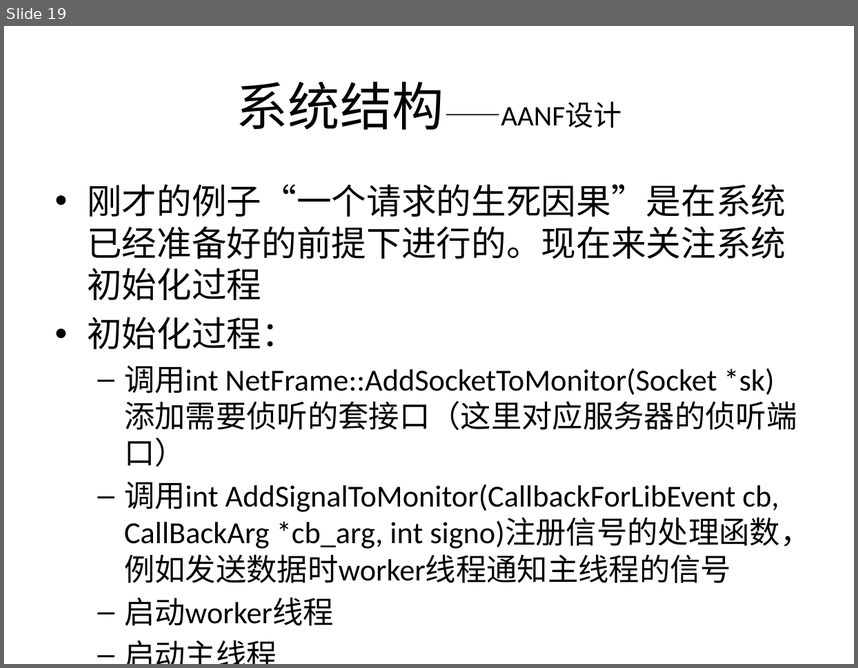
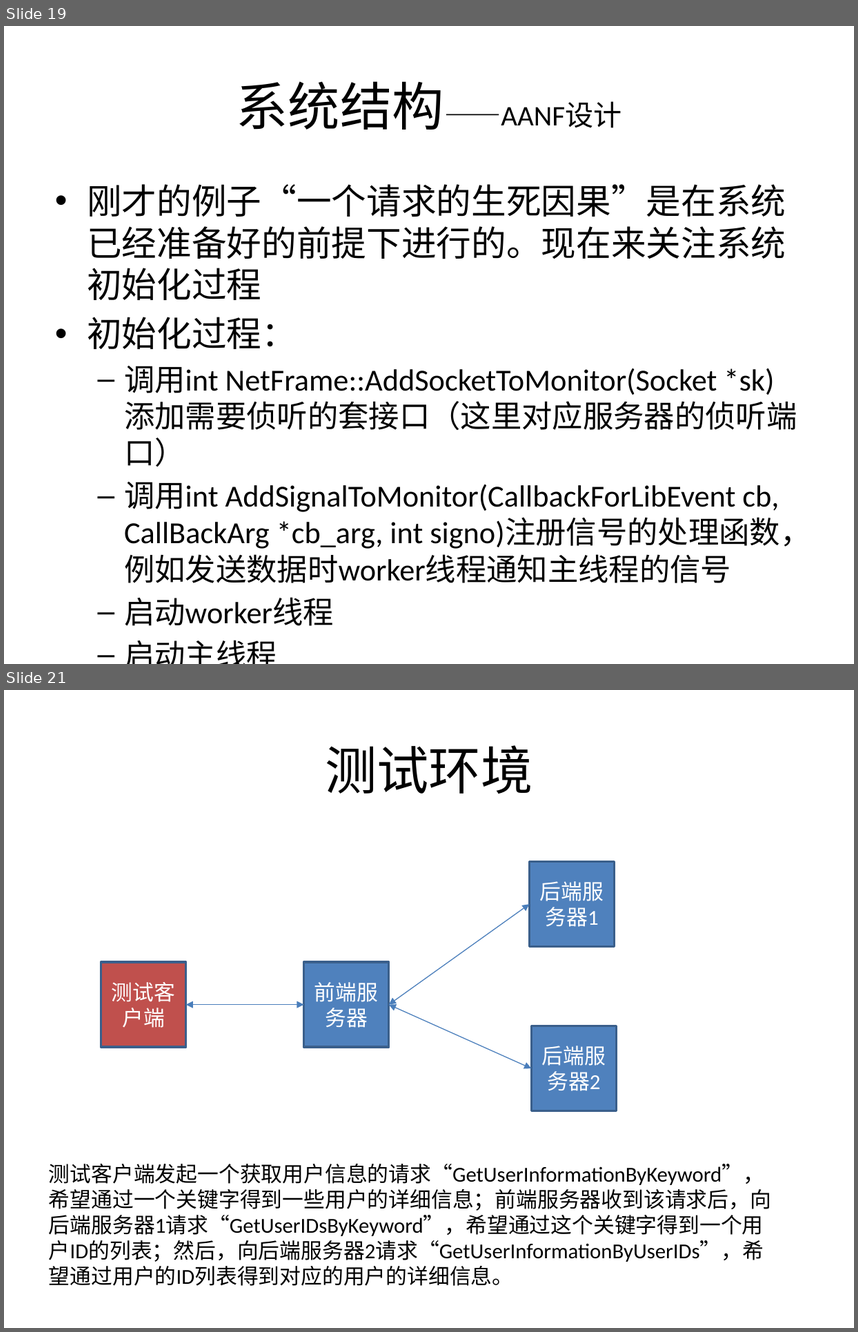
Before and after one commit to kkzhou/kknf, a slide deck: aanf/cpp/doc/AANF(All-Async Network Framework) introduction-v0.2.pptx. Shown one above the other, each under a label of ours: slide 19 before the commit, slides 19 and 21 after it; the slides between them are not shown. The pictures are 858x668 and 858x1332 pixels, drawn with LibreOffice and Linux fonts; fonts in the diff are those of the drawing. Boxes give left, top, right and bottom in pixels: in the first picture for what was removed or moved away, otherwise in the second. Text is boxed around its words. In the diff, an @@ line names an element or a change of style, - is before the commit and + after.

Commit message:
1，修改了文档，添加了“测试环境” 2，实现了命令通道中命令的注册、调用 3，添加了测试客户端，测试bf，测试bb_1/bb_2的文件

```diff
--- a/aanf/cpp/doc/AANF(All-Async Network Framework) introduction-v0.2.pptx
+++ b/aanf/cpp/doc/AANF(All-Async Network Framework) introduction-v0.2.pptx
@@ slide 21 added at (4, 690, 854, 1328), background #FFFFFF @@
@@ title added at (325, 745, 533, 793), 44 pt, text #000000 @@
+测试环境
@@ rectangle added at (529, 862, 615, 947), fill #4F81BD, outline #3A5F8C 2 pt, 18 pt, text #FFFFFF @@
+后端服务器1
@@ double arrow added from (389, 1005) to (529, 904), #4B7EBC 0.75 pt @@
@@ rectangle added at (101, 962, 186, 1047), fill #C0504D, outline #3A5F8C 2 pt, 18 pt, text #FFFFFF @@
+测试客户端
@@ rectangle added at (304, 962, 389, 1047), fill #4F81BD, outline #3A5F8C 2 pt, 18 pt, text #FFFFFF @@
+前端服务器
@@ double arrow added from (186, 1005) to (304, 1005), #4B7EBC 0.75 pt @@
@@ double arrow added from (389, 1005) to (531, 1068), #4B7EBC 0.75 pt @@
@@ rectangle added at (531, 1026, 616, 1111), fill #4F81BD, outline #3A5F8C 2 pt, 18 pt, text #FFFFFF @@
+后端服务器2
@@ text added at (49, 1163, 771, 1285), 18 pt, text #000000 @@
+测试客户端发起一个获取用户信息的请求“GetUserInformationByKeyword”，希望通过一个关键字得到一些用户的详细信息；前端服务器收到该请求后，向后端服务器1请求“GetUserIDsByKeyword”，希望通过这个关键字得到一个用户ID的列表；然后，向后端服务器2请求“GetUserInformationByUserIDs”，希望通过用户的ID列表得到对应的用户的详细信息。
```
Also in this commit, not shown: 3 slides changed, 1 other slide added, 5 other files.
